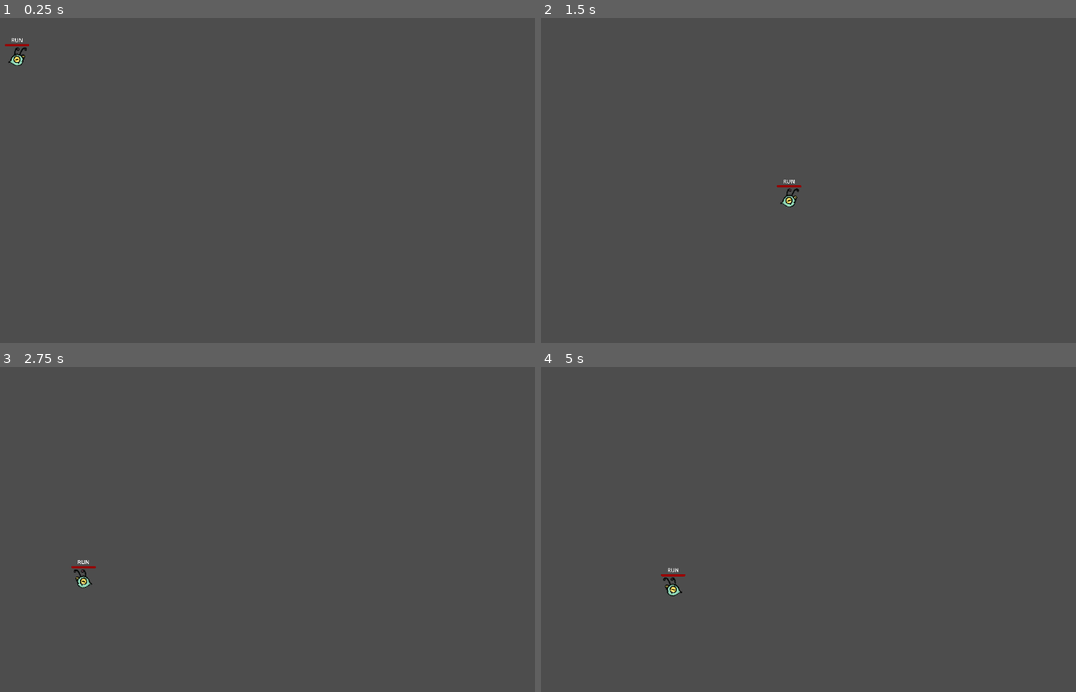
Above: before the commit, frames 1-4 (two rows, left to right).
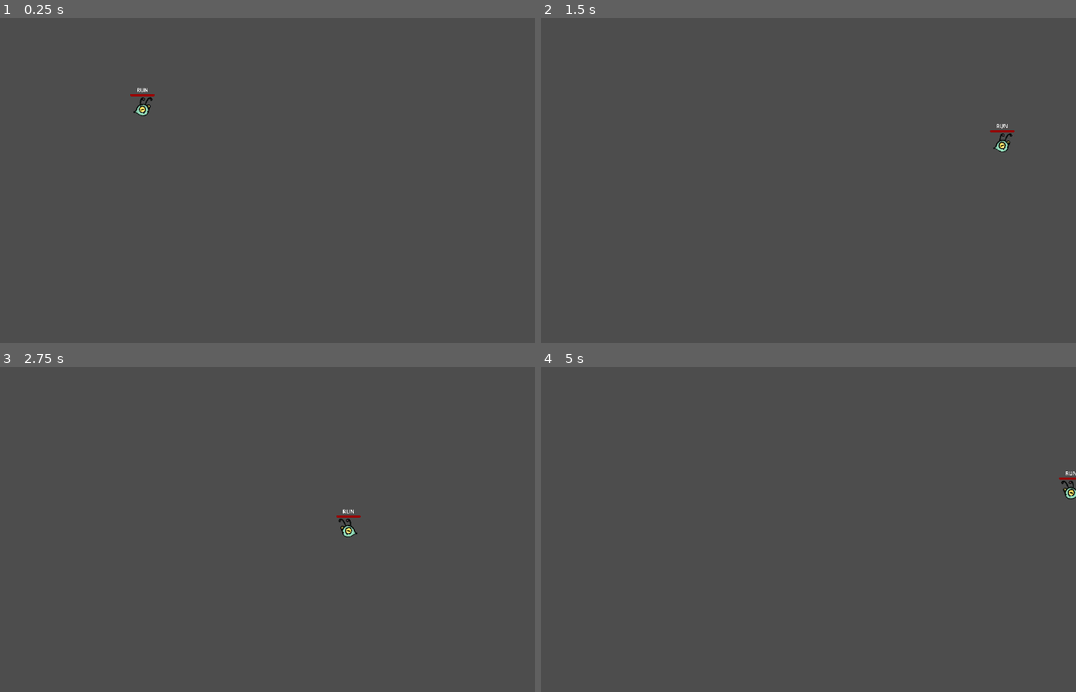
Above: after the commit, the same moments.

Repository: alexeiMikhail/evo
Game: Godot game, scene res://water_and_air_level.tscn
Two runs of this game, one before a commit and one after it. Both use one fixed random seed, a clock stepped at 60 frames per second and the inputs below.
Inputs:
- Up to frame 1 (0.25 s): no input
- Up to frame 2 (1.5 s): hold Right (move_right) from 0.53 s (still down); tap Shift (dash) at 0.6, 1.35 s; tap Up (jump) at 0.77 s
- Up to frame 3 (2.75 s): tap Up (jump) at 1.52 s; release Right (move_right) at 2.03 s; hold Left (move_left) from 2.03 s (still down); tap Shift (dash) at 2.1 s
- Up to frame 4 (5 s): release Left (move_left) at 2.78 s; hold Right (move_right) 2.78-4.28 s; tap Shift (dash) at 2.85, 3.6, 4.35 s; tap Up (jump) at 3.02, 3.77, 4.52 s; hold Left (move_left) from 4.28 s (still down)

The runs differ from the first frame. In frame 1, 0.3% of the frame differs, in the area x 0-29%, y 6-31%; in frame 2, 0.3%; in frame 3, 0.3%; in frame 4, 0.3%.

Commit message:
implement moving platform
Moving platform that is 1x3 tiles. Destination point is set in the scene the platform is added to, as a Node2D.

The platform will move back and forth between this Node2D position and its origin point at a determined tween speed.

Diff:
--- /dev/null
+++ b/moving_platform.gd
@@ -0,0 +1,20 @@
+extends Node2D
+
+# tween variables
+var tween = create_tween()
+var platform_time: float = 3.0
+
+@onready var platform_body = $platform_body
+# Referenced within the stage. Has to be set as a child of the platform in the stage scene
+@onready var move_point = $move_point
+
+func _ready() -> void:
+	# Queues up two tween animations into our one tween object, then sets them to be looped forever
+	# Moves from starting point to the GLOBAL position of the in-scene point
+	tween.tween_property(platform_body, "global_position", move_point.global_position, platform_time)
+	# Moves from the in-scene point back to the ORIGINAL ORIGIN of this platform.
+	tween.tween_property(platform_body, "global_position", self.global_position, platform_time)
+	tween.set_loops()
+	# We are only moving the platform's body, but not the origin point of the platform's scene.
+	# Global position is important, because the origin position of this scene is (0,0) while in another
+	# scene its relative (or global) position is where we want to go.
--- /dev/null
+++ b/moving_platform.tscn
@@ -0,0 +1,15 @@
+[gd_scene load_steps=3 format=3 uid="uid://c0swbx71hxojj"]
+
+[ext_resource type="Script" path="res://moving_platform.gd" id="1_bbw2v"]
+
+[sub_resource type="RectangleShape2D" id="RectangleShape2D_35so0"]
+size = Vector2(24, 8)
+
+[node name="moving_platform" type="Node2D"]
+script = ExtResource("1_bbw2v")
+
+[node name="platform_body" type="CharacterBody2D" parent="."]
+
+[node name="platform_shape" type="CollisionShape2D" parent="platform_body"]
+scale = Vector2(8, 8)
+shape = SubResource("RectangleShape2D_35so0")
--- a/water_and_air_level.tscn
+++ b/water_and_air_level.tscn
@@ -1,7 +1,8 @@
-[gd_scene load_steps=6 format=3 uid="uid://hc5vkc7fhhtr"]
+[gd_scene load_steps=7 format=3 uid="uid://hc5vkc7fhhtr"]
 
 [ext_resource type="PackedScene" uid="uid://da4ej7u0x7j44" path="res://water.tscn" id="1_k1mvy"]
 [ext_resource type="PackedScene" uid="uid://djurd6bltqyom" path="res://alien.tscn" id="2_ejw02"]
+[ext_resource type="PackedScene" uid="uid://c0swbx71hxojj" path="res://moving_platform.tscn" id="3_58sy0"]
 
 [sub_resource type="RectangleShape2D" id="RectangleShape2D_1tr6l"]
 size = Vector2(1152, 328)
@@ -20,7 +21,7 @@
 shape = SubResource("RectangleShape2D_1tr6l")
 
 [node name="Alien" parent="." instance=ExtResource("2_ejw02")]
-position = Vector2(200, 72)
+position = Vector2(416, 184)
 scale = Vector2(0.05, 0.05)
 
 [node name="StaticBody2D" type="StaticBody2D" parent="."]
@@ -50,3 +51,9 @@
 position = Vector2(288, -72)
 shape = SubResource("RectangleShape2D_pa7c3")
 debug_color = Color(0, 0.65112, 0.0330768, 0.42)
+
+[node name="moving_platform" parent="." instance=ExtResource("3_58sy0")]
+position = Vector2(400, 256)
+
+[node name="move_point" type="Node2D" parent="moving_platform"]
+position = Vector2(656, -208)
